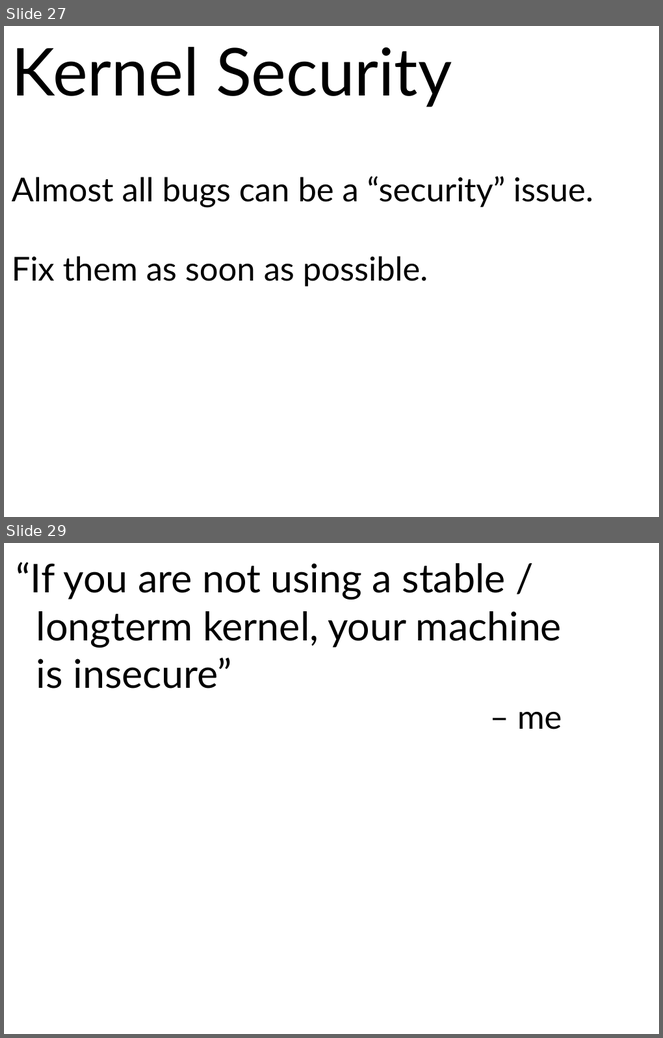
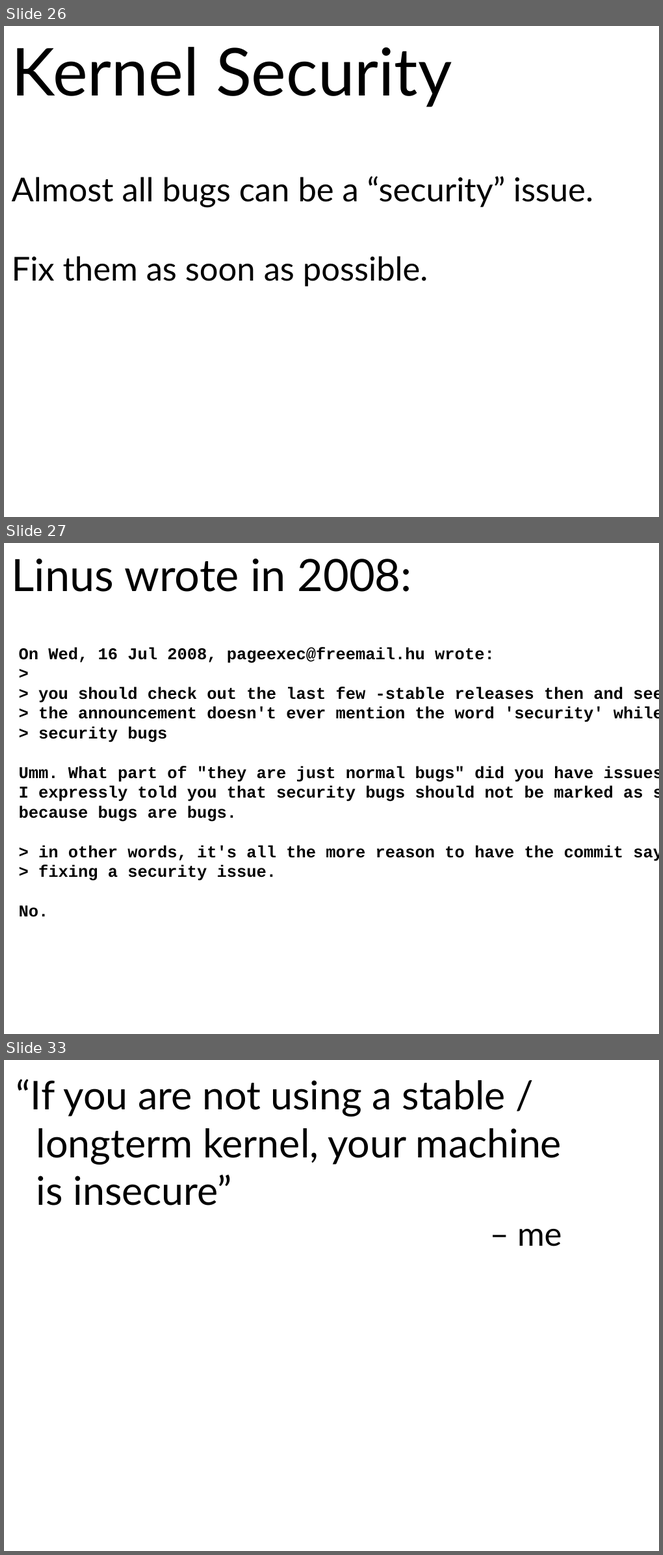
Before and after one commit to gregkh/presentation-release-model, a slide deck: release-model.odp. Shown one above the other, each under a label of ours: slides 27 and 29 before the commit, slides 26, 27 and 33 after it; the slides between them are not shown. The pictures are 663x1038 and 663x1555 pixels, drawn with LibreOffice and Linux fonts; fonts in the diff are those of the drawing. Boxes give left, top, right and bottom in pixels: in the first picture for what was removed or moved away, otherwise in the second. Text is boxed around its words. In the diff, an @@ line names an element or a change of style, - is before the commit and + after.

```diff
--- a/release-model.odp
+++ b/release-model.odp
@@ slide 27 added at <box>4,543,659,1034</box>, background #FFFFFF @@
@@ text added at <box>12,559,412,592</box>, 54 pt, text #000000 @@
+Linus wrote in 2008:
@@ text added at <box>19,647,659,917</box>, 20 pt, text #000000, bold @@
+On Wed, 16 Jul 2008, pageexec@freemail.hu wrote:
+>
+> you should check out the last few -stable releases then and see how
+> the announcement doesn't ever mention the word 'security' while fixing
+> security bugs
+Umm. What part of "they are just normal bugs" did you have issues with?
+I expressly told you that security bugs should not be marked as such,
+because bugs are bugs.
+> in other words, it's all the more reason to have the commit say it's
+> fixing a security issue.
+No.
@@ what was slide 27 is now slide 26 @@
@@ what was slide 29 is now slide 33 @@
```
Also in this commit, not shown: 4 slides changed, 5 other slides added, 2 slides removed, 1 other file.
